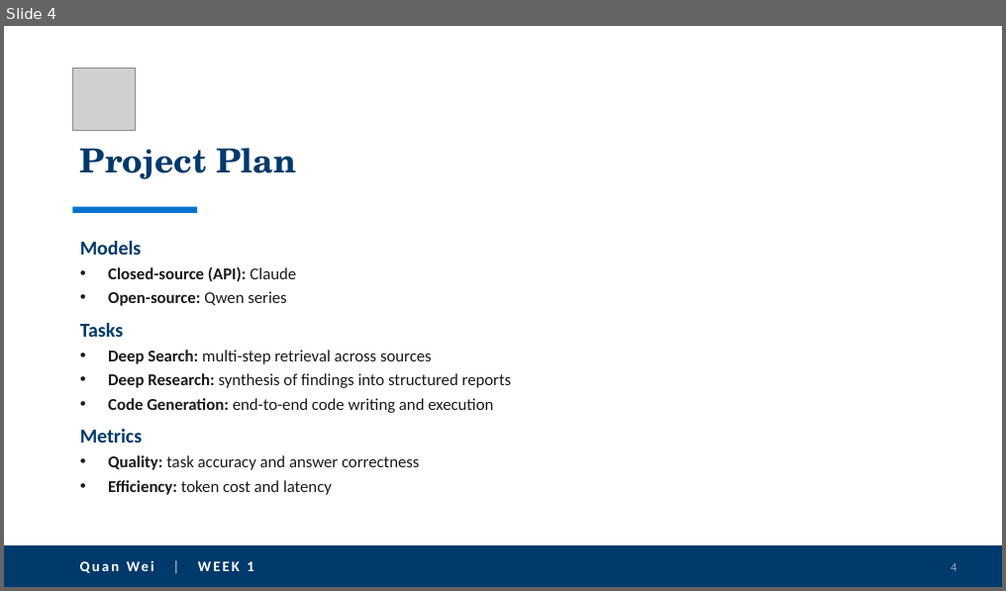
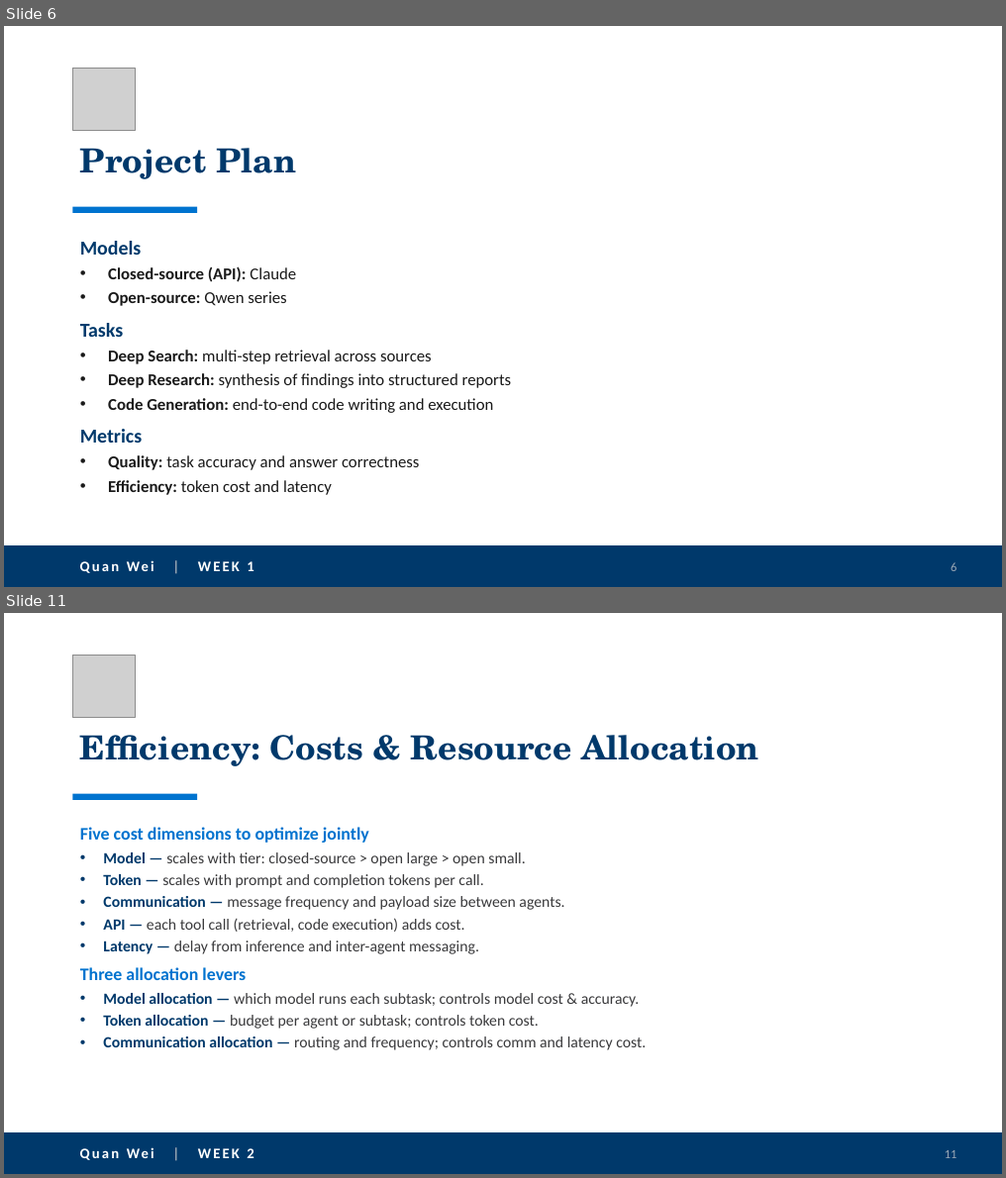
Before and after one commit to quanwei0/summer_intern, a slide deck: project_update.pptx. Shown one above the other, each under a label of ours: slide 4 before the commit, slides 6 and 11 after it; the slides between them are not shown. The pictures are 1006x591 and 1006x1178 pixels, drawn with LibreOffice and Linux fonts; fonts in the diff are those of the drawing; grey boxes stand for pictures. Boxes give left, top, right and bottom in pixels: in the first picture for what was removed or moved away, otherwise in the second. Text is boxed around its words. In the diff, an @@ line names an element or a change of style, - is before the commit and + after.

```diff
--- a/project_update.pptx
+++ b/project_update.pptx
@@ slide 11 added at (4, 613, 1002, 1174), background #FFFFFF @@
@@ picture added at (73, 655, 135, 717) @@
@@ title added at (80, 735, 758, 766), 32 pt, text #00396B, bold @@
+Efficiency: Costs & Resource Allocation
@@ rectangle added at (73, 794, 198, 800), fill #0073CF @@
@@ text added at (80, 827, 646, 1051), 15 pt, text #3A3A3C @@
+Five cost dimensions to optimize jointly
+• Model — scales with tier: closed-source > open large > open small.
+• Token — scales with prompt and completion tokens per call.
+• Communication — message frequency and payload size between agents.
+• API — each tool call (retrieval, code execution) adds cost.
+• Latency — delay from inference and inter-agent messaging.
+Three allocation levers
+• Model allocation — which model runs each subtask; controls model cost & accuracy.
+• Token allocation — budget per agent or subtask; controls token cost.
+• Communication allocation — routing and frequency; controls comm and latency cost.
@@ rectangle added at (4, 1133, 1002, 1174), fill #00396B @@
@@ text added at (127, 1148, 253, 1158), 14 pt, text #FFFFFF, bold @@
+Quan Wei | WEEK 2
@@ page number added at (944, 1151, 957, 1158), 12 pt, text #9AA7B5 @@
+11
@@ what was slide 4 is now slide 6 @@
@@ page number at (950, 563, 956, 571): text changed @@
-4
+6
```
Also in this commit, not shown: 7 other slides added.
